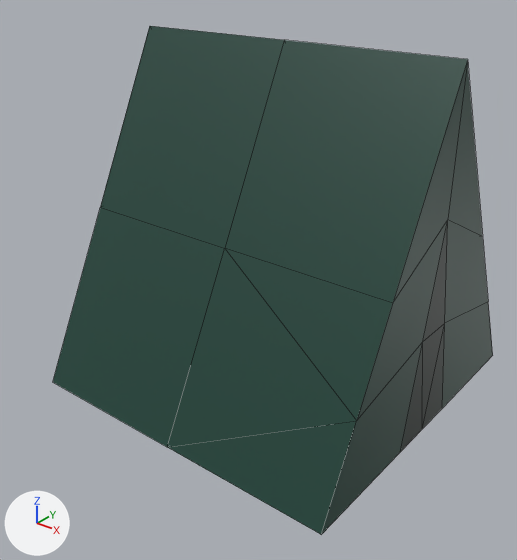
The Blender file campsite.blend as it was, and as the next commit left it.
Rendered twice from a 50 mm lens placed at (11.57, -15.54, 12.5), pointed at (-0.85, 0.0, 2.87). Every picture has the same lights, and +X, +Y and +Z are marked at lower left. Mesh edges are drawn as thin lines. The same objects are shown in both versions, whatever each file hides.

The first picture shows 'Tent'.
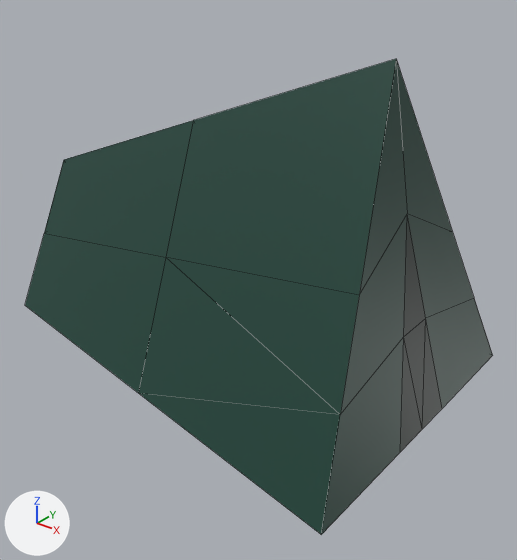
The change, as a list of edits to the scene's bpy script:
```text
Change me_cube:
    used by ob_tent; location = (0.0, 0.0, 0.0)
    remove me_cube.from_pydata(...)  # 25 vertices, 30 faces; spans x -5.0..5.0, y -5.0..5.0, z 0.0..10.0
    add me_cube.from_pydata(...)  # 24 vertices, 28 faces; spans x -10.0..5.0, y -5.0..5.0, z 0.0..9.85
    me_cube part 1
    20 vertices are removed from x -5.0..5.0, y -5.0..5.0, z 0.0..10.0
    30 faces are deleted
    19 vertices are added at x -10.0..4.57, y -3.75..3.75, z 0.0..9.85
    24 new faces join them, mat_tent (dark green #194237)
    4 new faces join them, mat_door (black #0c2119)
```

What differs and where, as boxes (x1, y1, x2, y2) in the pictures (517 x 560 px):
'Tent', reshaped (6% wider, 6% shorter): before (53, 26, 493, 535); after (25, 59, 493, 535)
